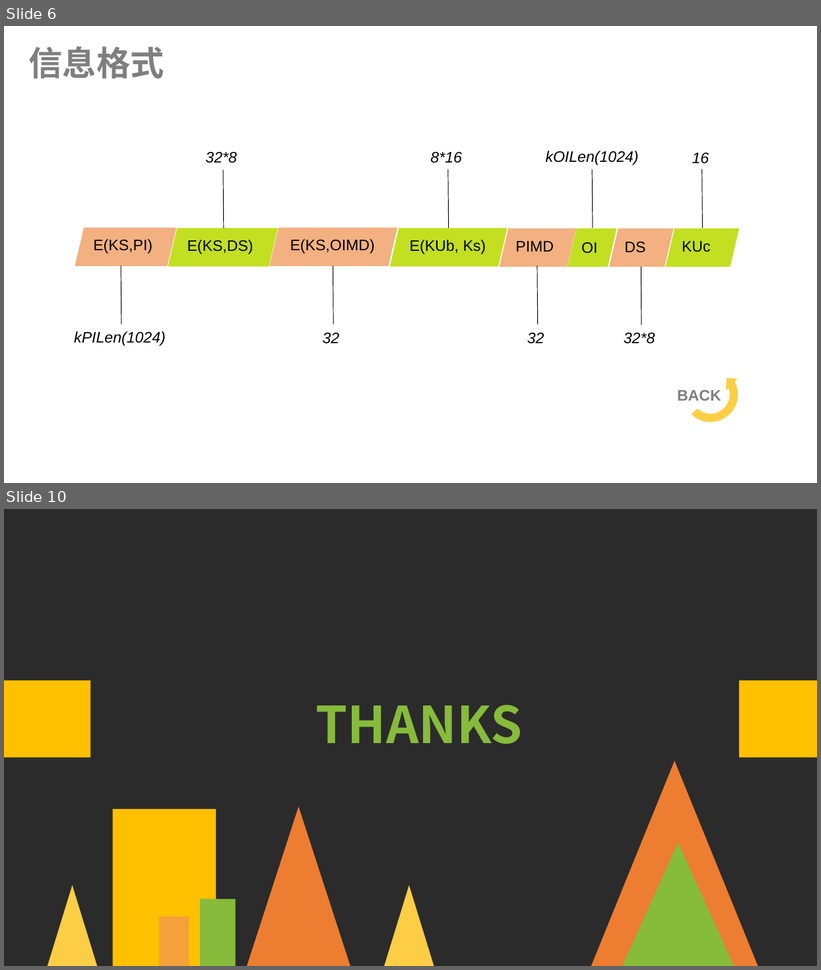
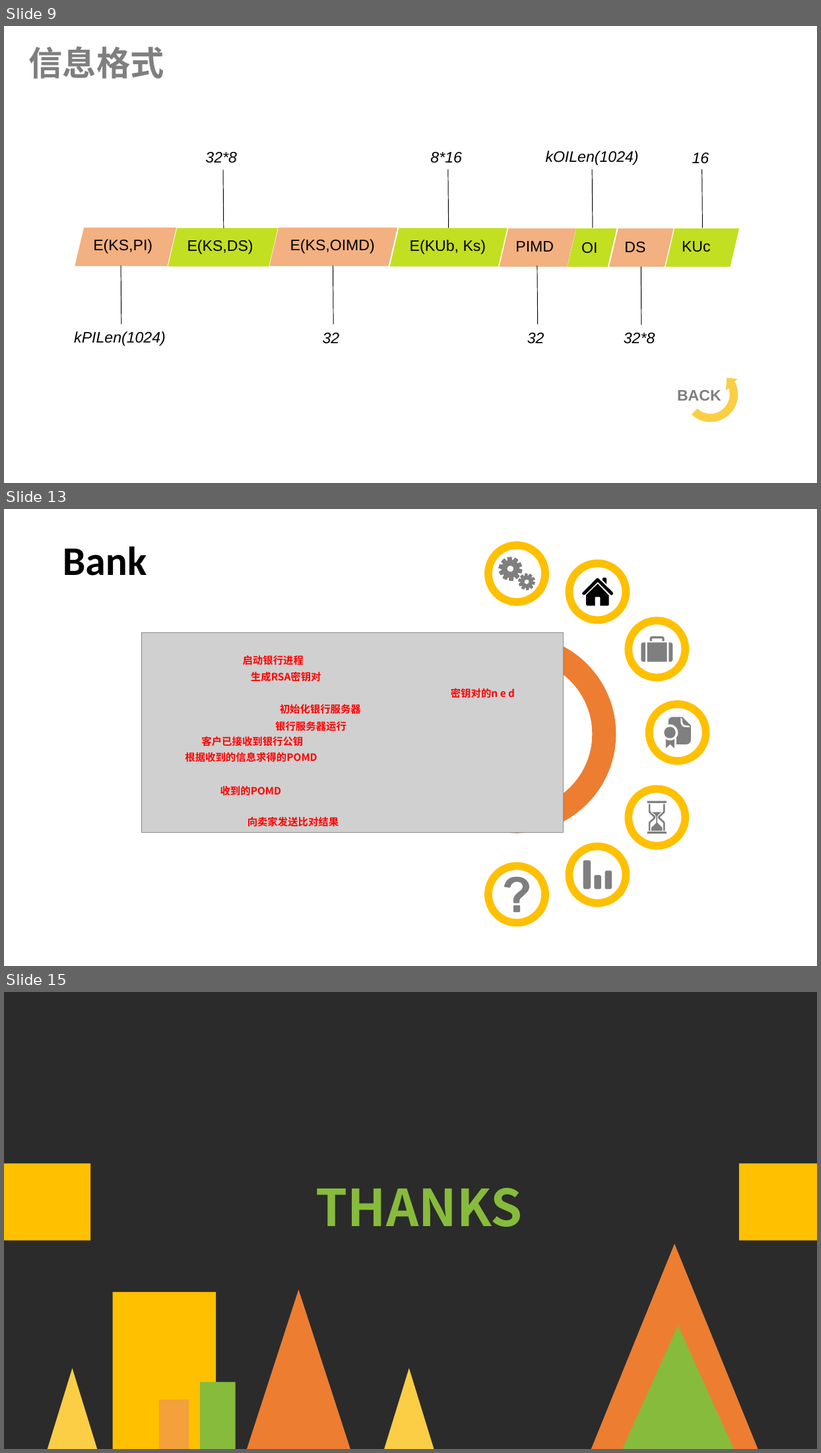
Before and after one commit to Jusot/cnscp, a slide deck: docs/网络安全.ppt. Shown one above the other, each under a label of ours: slides 6 and 10 before the commit, slides 9, 13 and 15 after it; the slides between them are not shown. The pictures are 821x970 and 821x1453 pixels, drawn with LibreOffice and Linux fonts; fonts in the diff are those of the drawing; grey boxes stand for pictures; background and template pictures are left out; a plain dark background stands for a picture behind light text. Boxes give left, top, right and bottom in pixels: in the first picture for what was removed or moved away, otherwise in the second. Text is boxed around its words. In the diff, an @@ line names an element or a change of style, - is before the commit and + after.

```diff
--- a/docs/网络安全.ppt
+++ b/docs/网络安全.ppt
@@ slide 13 added at box(4, 509, 817, 966), background picture (left out) @@
@@ text added at box(63, 546, 147, 576), 48 pt, text #000000, bold @@
+Bank
@@ group added at box(141, 541, 710, 927): 20 freeform shapes, 1 picture @@
@@ text added at box(243, 656, 304, 665), 12 pt, text #FF0000, bold @@
+启动银行进程
@@ text added at box(251, 672, 321, 682), 12 pt, text #FF0000, bold @@
+生成RSA密钥对
@@ text added at box(280, 704, 361, 714), 12 pt, text #FF0000, bold @@
+初始化银行服务器
@@ text added at box(451, 689, 515, 698), 12 pt, text #FF0000, bold @@
+密钥对的n e d
@@ text added at box(275, 722, 347, 731), 12 pt, text #FF0000, bold @@
+银行服务器运行
@@ text added at box(201, 737, 303, 747), 12 pt, text #FF0000, bold @@
+客户已接收到银行公钥
@@ text added at box(185, 753, 317, 762), 12 pt, text #FF0000, bold @@
+根据收到的信息求得的POMD
@@ text added at box(220, 786, 281, 796), 12 pt, text #FF0000, bold @@
+收到的POMD
@@ text added at box(248, 817, 339, 827), 12 pt, text #FF0000, bold @@
+向卖家发送比对结果
@@ what was slide 6 is now slide 9 @@
@@ what was slide 10 is now slide 15 @@
```
Also in this commit, not shown: 3 slides changed, 5 other slides added, 1 slide removed, 2 other files.
